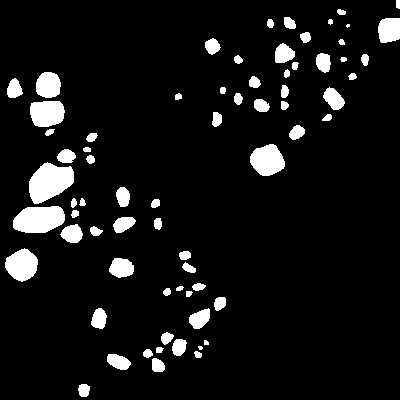
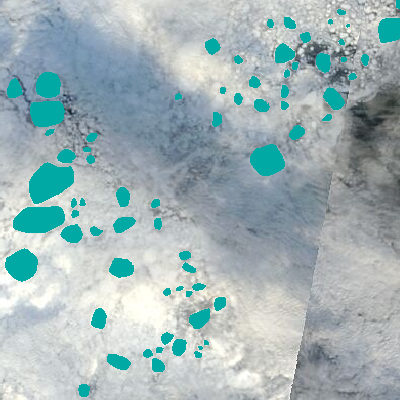
Layers edited between the first and the second 400 x 400 image:
hid "ice floes" (1st of 2) over left=0, top=0, right=400, bottom=400
